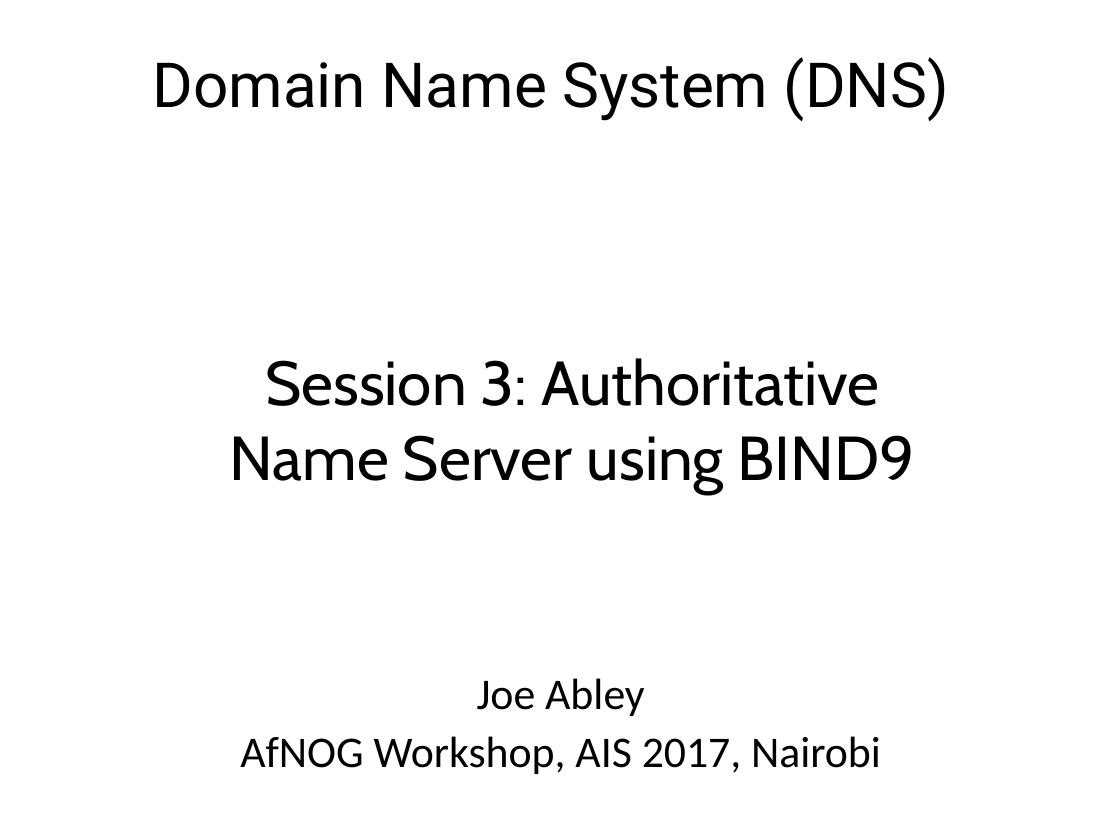
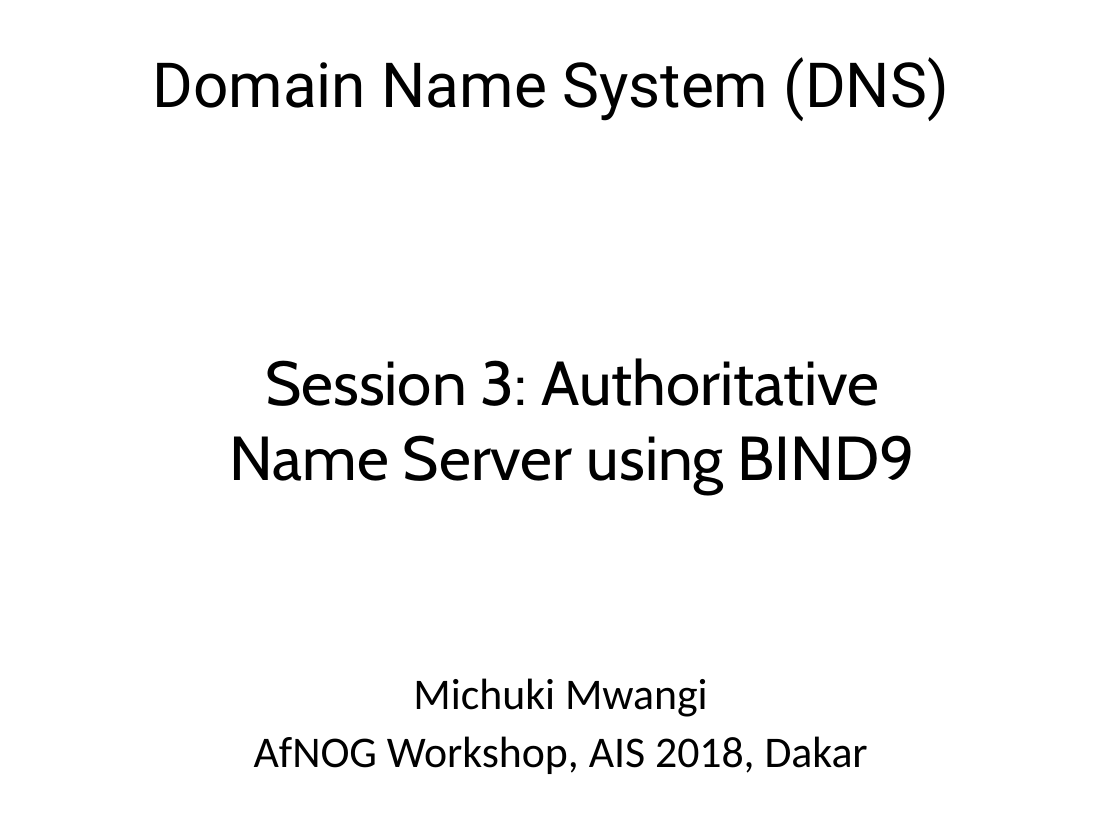
Before and after one commit to afnog/sse, a slide deck: slide 1 of dns/dns3-presentation.pptx. Drawn at 1120x840 pixels with LibreOffice and Linux fonts; fonts in the diff are those of the drawing; background and template pictures are left out. Boxes give left, top, right and bottom in pixels: in the first picture for what was removed or moved away, otherwise in the second. Text is boxed around its words. In the diff, an @@ line names an element or a change of style, - is before the commit and + after.

Commit message:
/ ‘dns/dns3-presentation.pptx’

```diff
--- a/dns/dns3-presentation.pptx
+++ b/dns/dns3-presentation.pptx
@@ text at (x1=254, y1=678, x2=868, y2=774): text changed @@
-Joe Abley
-AfNOG Workshop, AIS 2017, Nairobi
+Michuki Mwangi
+AfNOG Workshop, AIS 2018, Dakar
```
